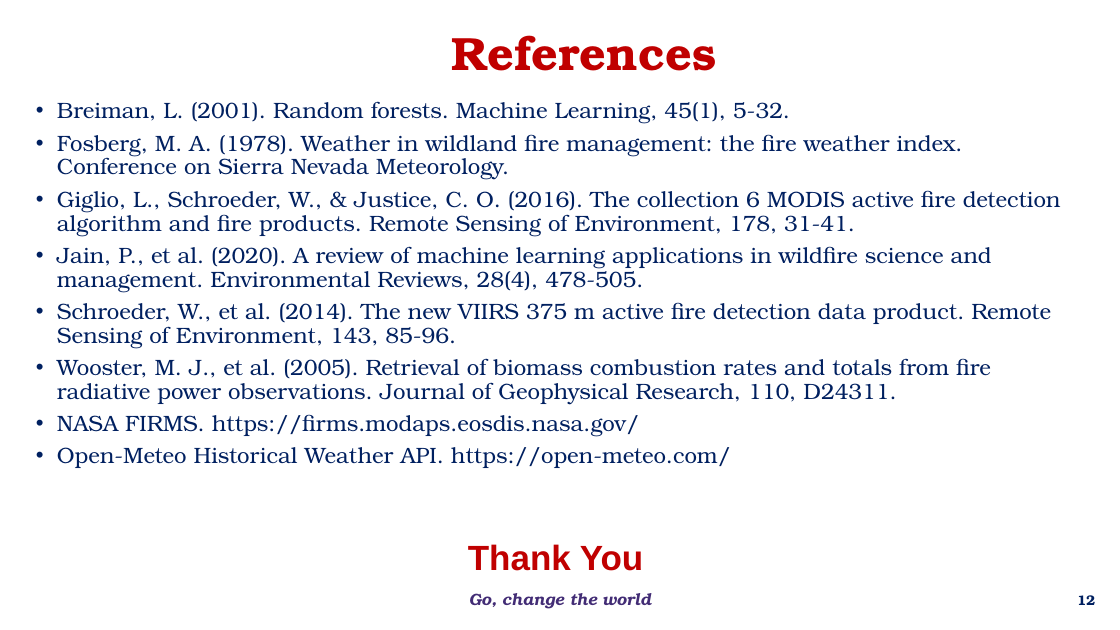
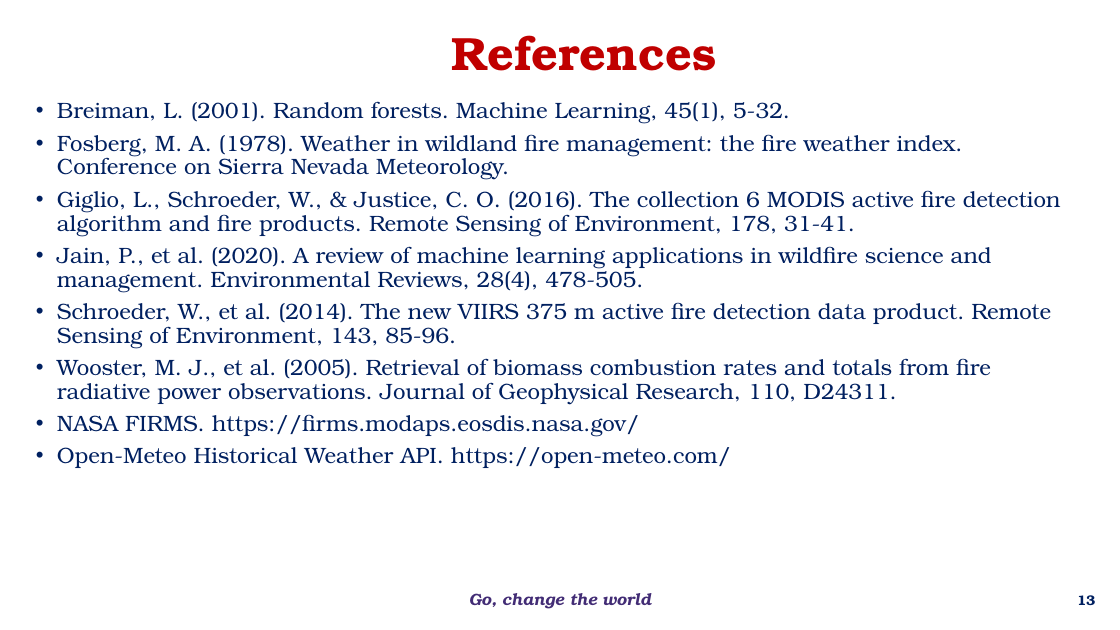
Before and after one commit to bnsama29-cloud/wildfire-estimation-evs, a slide deck: slide 13 of docs/EL_Phase1_Wildfire.pptx (slide 12 before the commit). Drawn at 1120x630 pixels with LibreOffice and Linux fonts; fonts in the diff are those of the drawing; background and template pictures are left out. Boxes give left, top, right and bottom in pixels: in the first picture for what was removed or moved away, otherwise in the second. Text is boxed around its words. In the diff, an @@ line names an element or a change of style, - is before the commit and + after.

```diff
--- a/docs/EL_Phase1_Wildfire.pptx
+++ b/docs/EL_Phase1_Wildfire.pptx
@@ text removed at box(468, 544, 643, 571) @@
-Thank You
```
Also in this commit, not shown: 11 other slides changed, 2 slides added.
